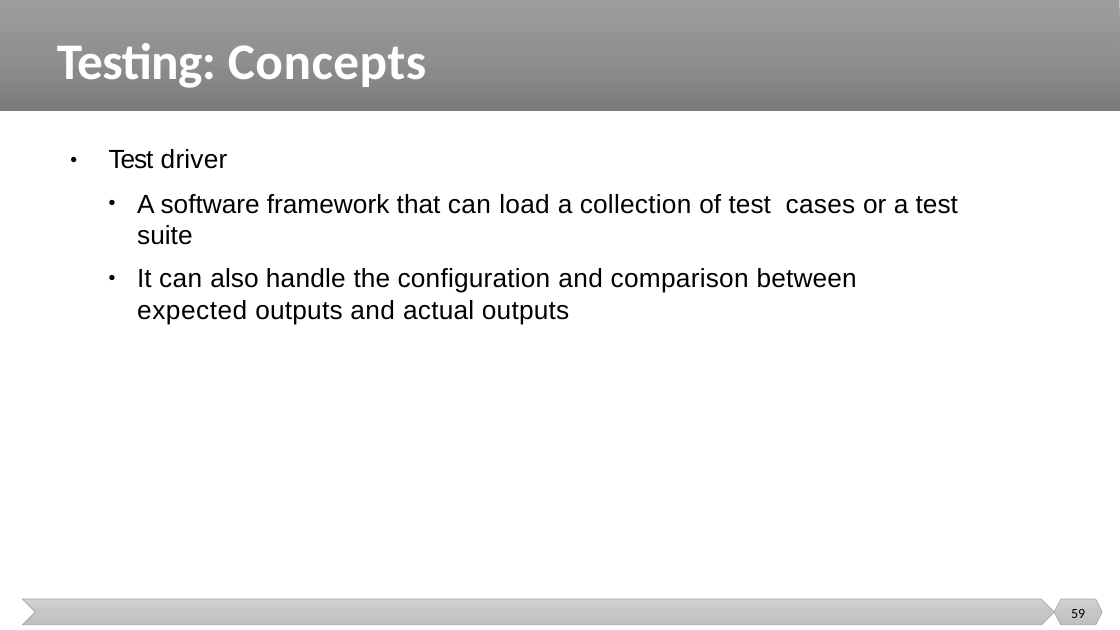
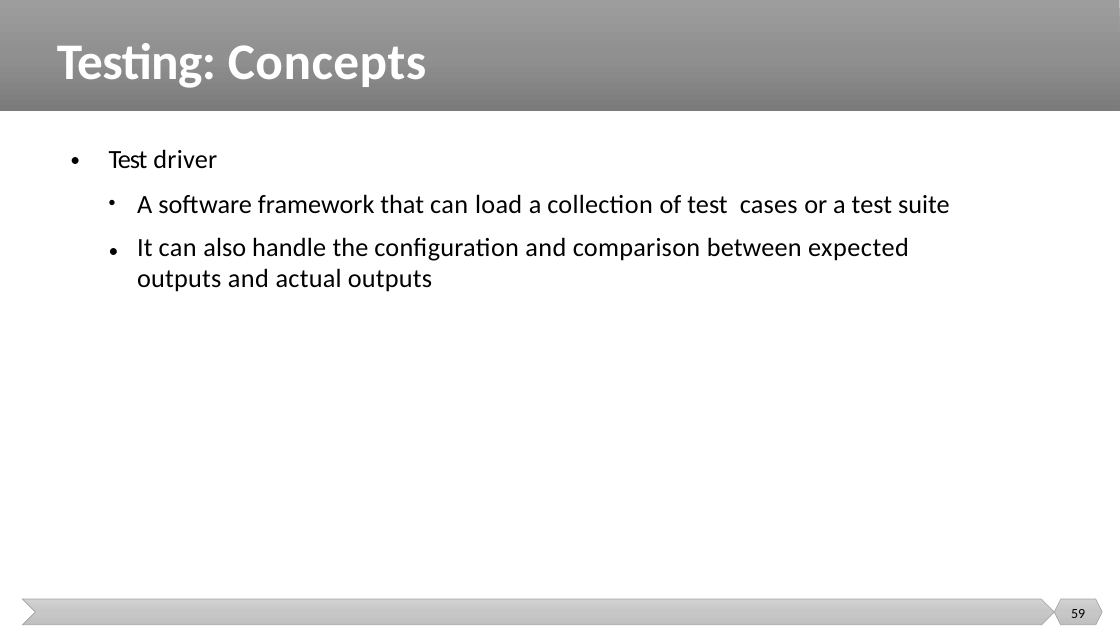
Before and after one commit to malenezi/malenezi, a slide deck: slide 59 of SE401/Lectures/1-Introduction/Introduction.pptx. Drawn at 1120x630 pixels with LibreOffice and Linux fonts; fonts in the diff are those of the drawing. Boxes give left, top, right and bottom in pixels: in the first picture for what was removed or moved away, otherwise in the second. Text is boxed around its words. In the diff, an @@ line names an element or a change of style, - is before the commit and + after.

```diff
--- a/SE401/Lectures/1-Introduction/Introduction.pptx
+++ b/SE401/Lectures/1-Introduction/Introduction.pptx
@@ font Arial to Calibri in 4 elements at (x1=109, y1=149, x2=217, y2=169), (x1=137, y1=194, x2=950, y2=292), (x1=70, y1=146, x2=85, y2=171), (x1=108, y1=237, x2=123, y2=261) @@
@@ text "•" moved from (x1=108, y1=265, x2=123, y2=289) to (x1=108, y1=237, x2=123, y2=261) @@
```
Also in this commit, not shown: 9 other slides changed.
